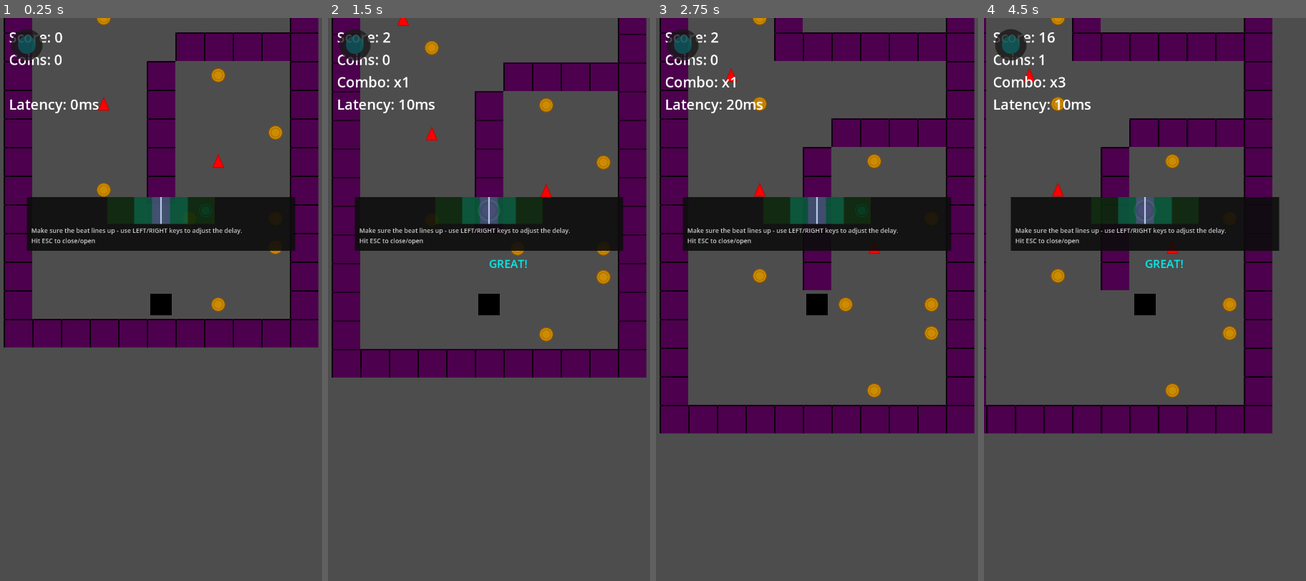
Above: before the commit, frames 1-4 (left to right).
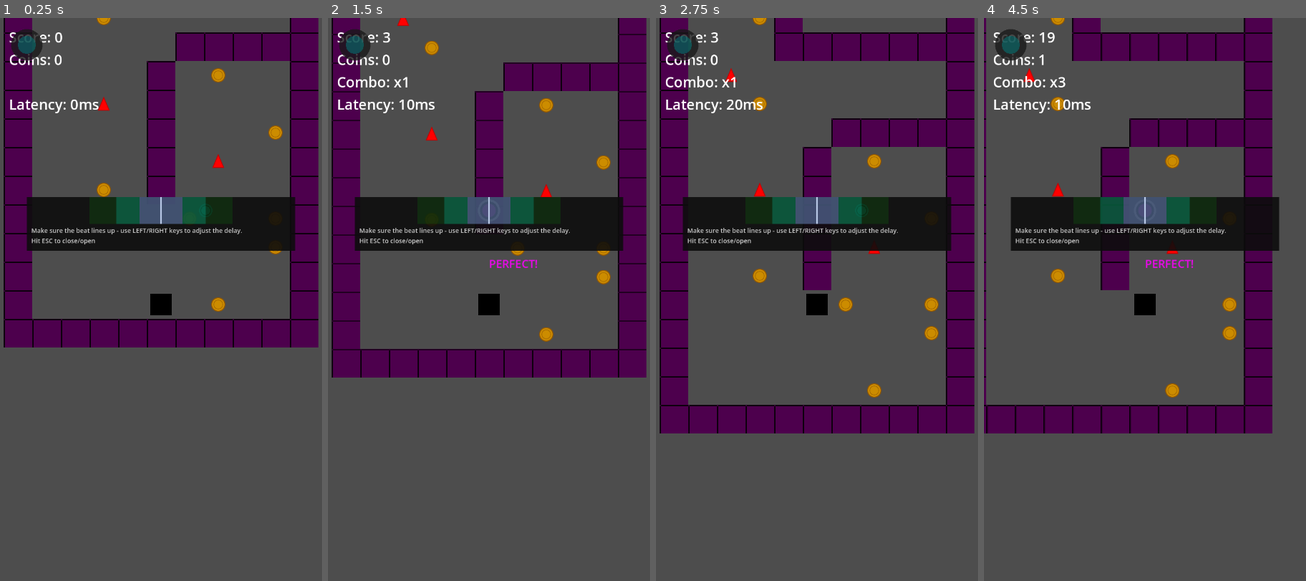
Above: after the commit, the same moments.

Repository: rubiconRiver/tomb-of-the-mask-clone
Game: Godot game, scene res://scenes/main.tscn
Two runs of this game, one before a commit and one after it. Both use one fixed random seed, a clock stepped at 60 frames per second and the inputs below.
Inputs (mouse positions are in pixels of both pictures, inside the frame that each line leads up to):
- Up to frame 1 (0.25 s): no input
- Up to frame 2 (1.5 s): tap Enter at 0.5 s; move the mouse to (559, 276) at 0.52 s; hold Right (ui_right) 0.53-1.25 s; click (559, 276) at 0.67 s; tap Space at 1.25 s; drag from (424, 333) to (546, 74) at 1.27 s
- Up to frame 3 (2.75 s): move the mouse to (849, 175) at 2.02 s; hold Right (ui_right) from 2.03 s (still down)
- Up to frame 4 (4.5 s): release Right (ui_right) at 2.75 s; tap Enter at 2.75 s; drag from (1128, 417) to (1087, 102) at 2.77 s; move the mouse to (1241, 389) at 3.52 s; hold Left (ui_left) 3.53-4.25 s; tap Space at 4.25 s; drag from (1048, 220) to (1202, 158) at 4.27 s

The runs differ from the first frame. In frame 1, 0.9% of the frame differs, in the area x 36-64%, y 31-37%; in frame 2, 1.1%; in frame 3, 0.9%; in frame 4, 1.1%, in the area x 19-65%, y 2-45%.

Commit message:
working!

Diff:
--- a/scripts/ui/BeatTimeline.gd
+++ b/scripts/ui/BeatTimeline.gd
@@ -46,24 +46,24 @@
 	var center_x = custom_minimum_size.x / 2
 	var pixels_per_second = 400.0  # How many pixels = 1 second
 
-	# Perfect window (±50ms)
+	# Perfect window (±120ms)
 	var perfect_rect = ColorRect.new()
 	perfect_rect.color = Color(1.0, 0.0, 1.0, 0.3)  # Magenta
-	perfect_rect.size = Vector2(0.1 * pixels_per_second, 60)  # 100ms total width
+	perfect_rect.size = Vector2(0.24 * pixels_per_second, 60)  # 240ms total width
 	perfect_rect.position = Vector2(center_x - perfect_rect.size.x / 2, 0)
 	add_child(perfect_rect)
 
-	# Great window (±150ms)
+	# Great window (±250ms)
 	var great_rect = ColorRect.new()
 	great_rect.color = Color(0.0, 1.0, 1.0, 0.2)  # Cyan
-	great_rect.size = Vector2(0.3 * pixels_per_second, 60)  # 300ms total width
+	great_rect.size = Vector2(0.5 * pixels_per_second, 60)  # 500ms total width
 	great_rect.position = Vector2(center_x - great_rect.size.x / 2, 0)
 	add_child(great_rect)
 
-	# Good window (±300ms)
+	# Good window (±400ms)
 	var good_rect = ColorRect.new()
 	good_rect.color = Color(0.0, 1.0, 0.0, 0.1)  # Green
-	good_rect.size = Vector2(0.6 * pixels_per_second, 60)  # 600ms total width
+	good_rect.size = Vector2(0.8 * pixels_per_second, 60)  # 800ms total width
 	good_rect.position = Vector2(center_x - good_rect.size.x / 2, 0)
 	add_child(good_rect)
 
--- a/scripts/ui/StyleScoreManager.gd
+++ b/scripts/ui/StyleScoreManager.gd
@@ -9,9 +9,9 @@
 }
 
 const TIMING_WINDOWS = {
-	TimingQuality.PERFECT: 0.08,  # ±80ms (increased from 50ms)
-	TimingQuality.GREAT: 0.2,     # ±200ms (increased from 150ms)
-	TimingQuality.GOOD: 0.4       # ±400ms (increased from 300ms)
+	TimingQuality.PERFECT: 0.12,  # ±120ms (more forgiving for testing)
+	TimingQuality.GREAT: 0.25,    # ±250ms
+	TimingQuality.GOOD: 0.4       # ±400ms
 }
 
 const SCORE_MULTIPLIERS = {
